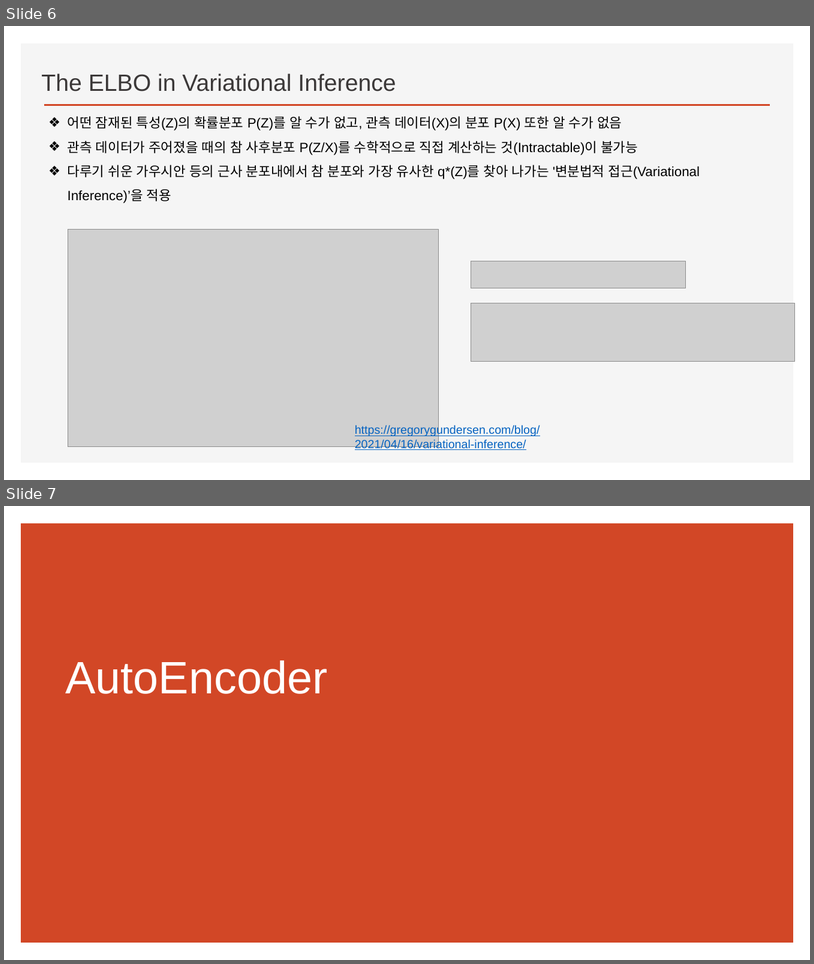
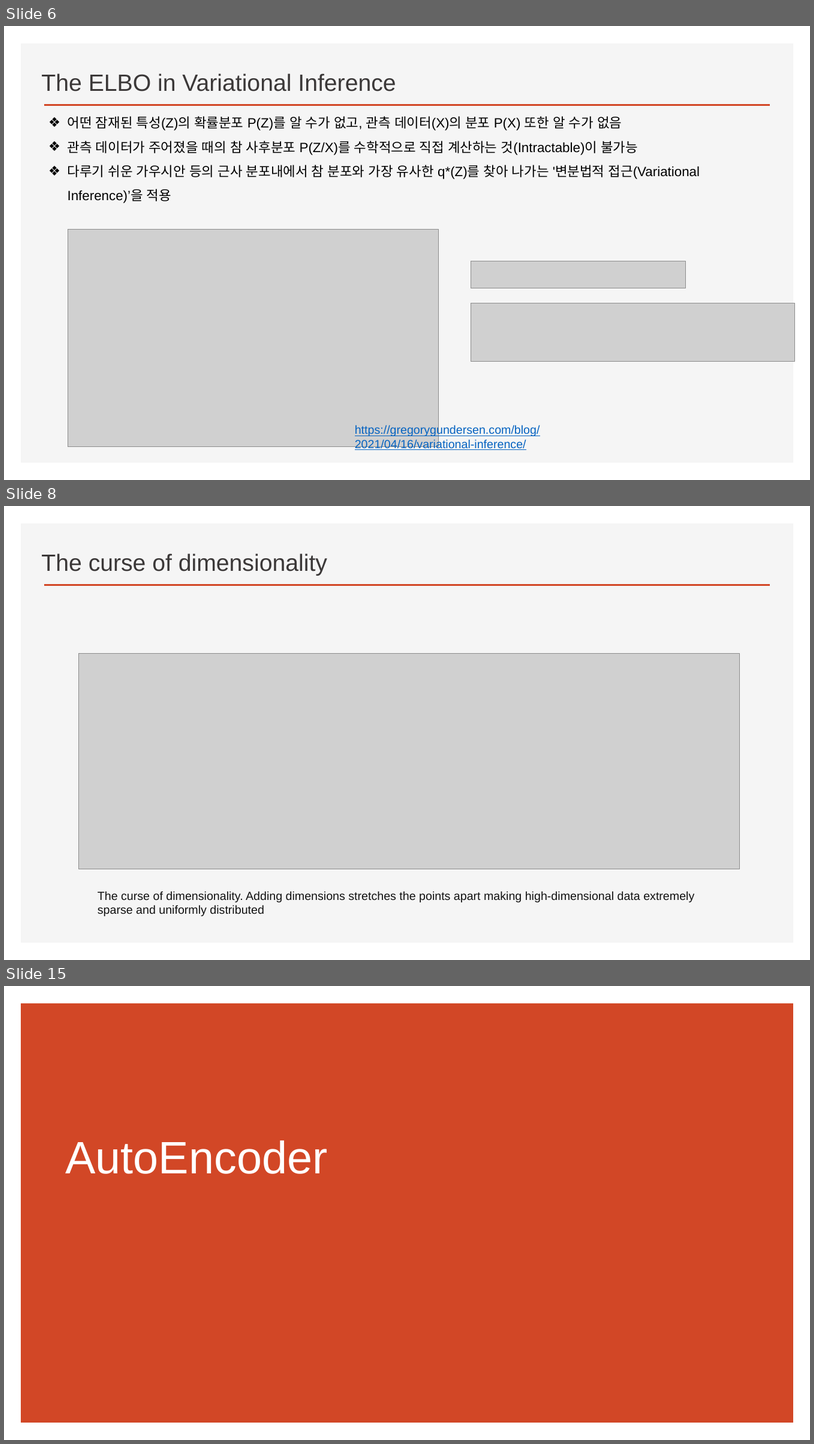
Before and after one commit to ancestor9/2026_Fall_AI-Literacy, a slide deck: Variational Autoencoders.pptx. Shown one above the other, each under a label of ours: slides 6 and 7 before the commit, slides 6, 8 and 15 after it; the slides between them are not shown. The pictures are 814x964 and 814x1444 pixels, drawn with LibreOffice and Linux fonts; fonts in the diff are those of the drawing; grey boxes stand for pictures; background and template pictures are left out. Boxes give left, top, right and bottom in pixels: in the first picture for what was removed or moved away, otherwise in the second. Text is boxed around its words. In the diff, an @@ line names an element or a change of style, - is before the commit and + after.

```diff
--- a/Variational Autoencoders.pptx
+++ b/Variational Autoencoders.pptx
@@ slide 8 added at (4,506,810,960), background #FFFFFF; not listed: 2 template elements that a slide beside it also shows @@
@@ text added at (41,553,327,576), 28 pt, text #3B3838 @@
+The curse of dimensionality
@@ picture added at (79,653,740,869) @@
@@ text added at (98,891,695,916), 14 pt, text #111111 @@
+The curse of dimensionality. Adding dimensions stretches the points apart making high-dimensional data extremely sparse and uniformly distributed
@@ what was slide 7 is now slide 15 @@
```
Also in this commit, not shown: 8 other slides added.
